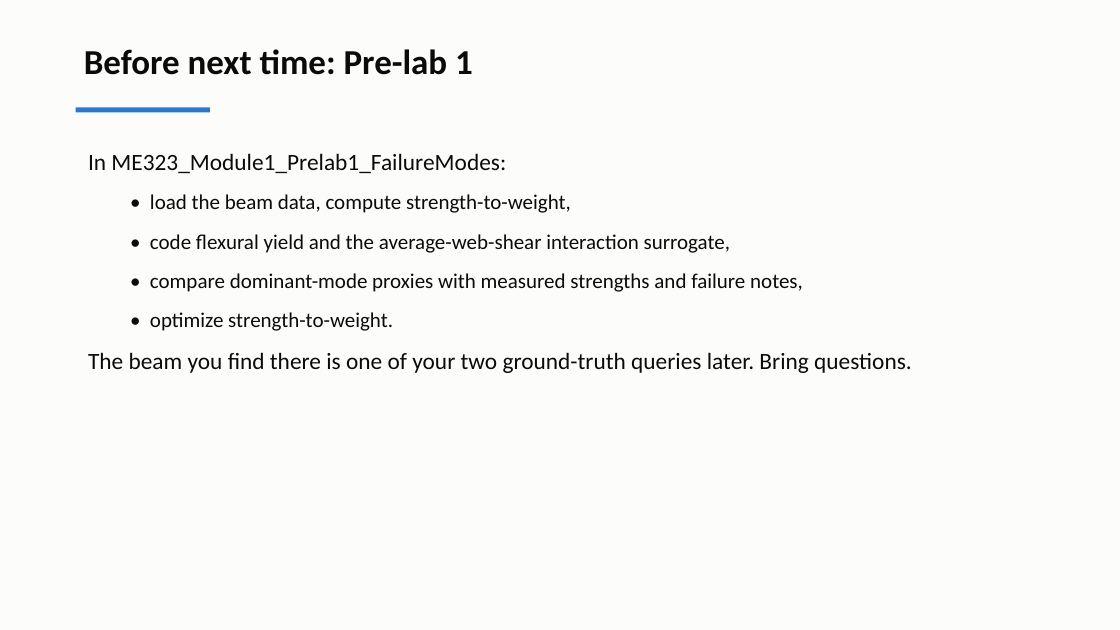
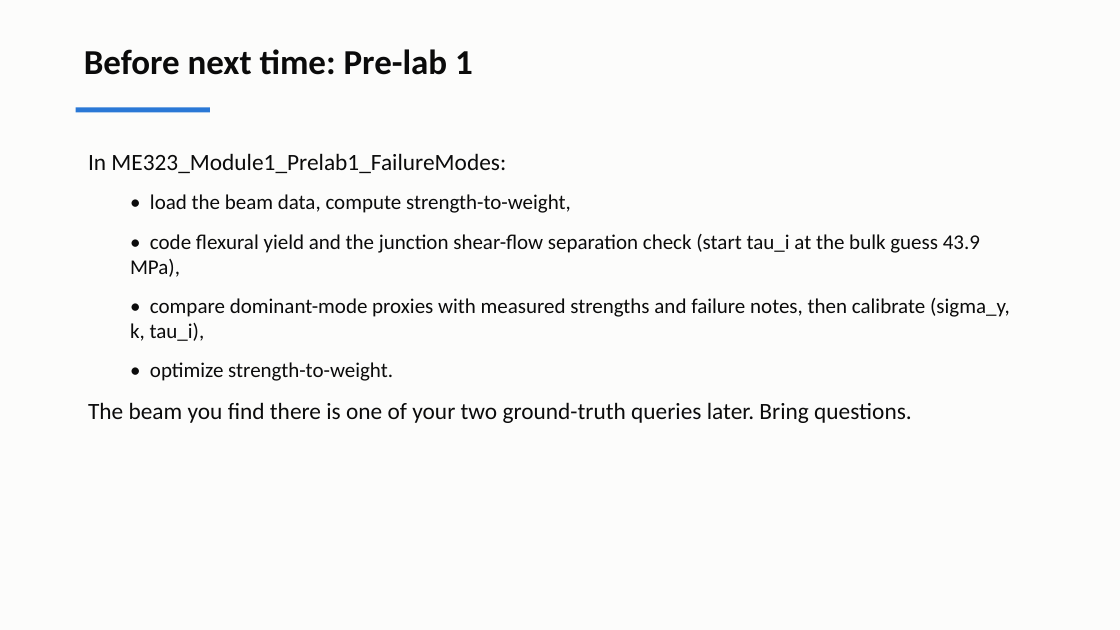
Before and after one commit to andrewvoss8-boop/core-me-data-science-activities-public, a slide deck: slide 23 of me323/Module1_drafts/ME323_Module1_Lecture1.pptx. Drawn at 1120x630 pixels with LibreOffice and Linux fonts; fonts in the diff are those of the drawing. Boxes give left, top, right and bottom in pixels: in the first picture for what was removed or moved away, otherwise in the second. Text is boxed around its words. In the diff, an @@ line names an element or a change of style, - is before the commit and + after.

```diff
--- a/me323/Module1_drafts/ME323_Module1_Lecture1.pptx
+++ b/me323/Module1_drafts/ME323_Module1_Lecture1.pptx
@@ text at <box>130,234,1010,341</box>: text changed @@
-  • code flexural yield and the average-web-shear interaction surrogate,
-  • compare dominant-mode proxies with measured strengths and failure notes,
+  • code flexural yield and the junction shear-flow separation check (start tau_i at the bulk guess 43.9 MPa),
+  • compare dominant-mode proxies with measured strengths and failure notes, then calibrate (sigma_y, k, tau_i),
```
Also in this commit, not shown: 7 other slides changed, 1 slide added, 1 slide removed, 9 other files.
